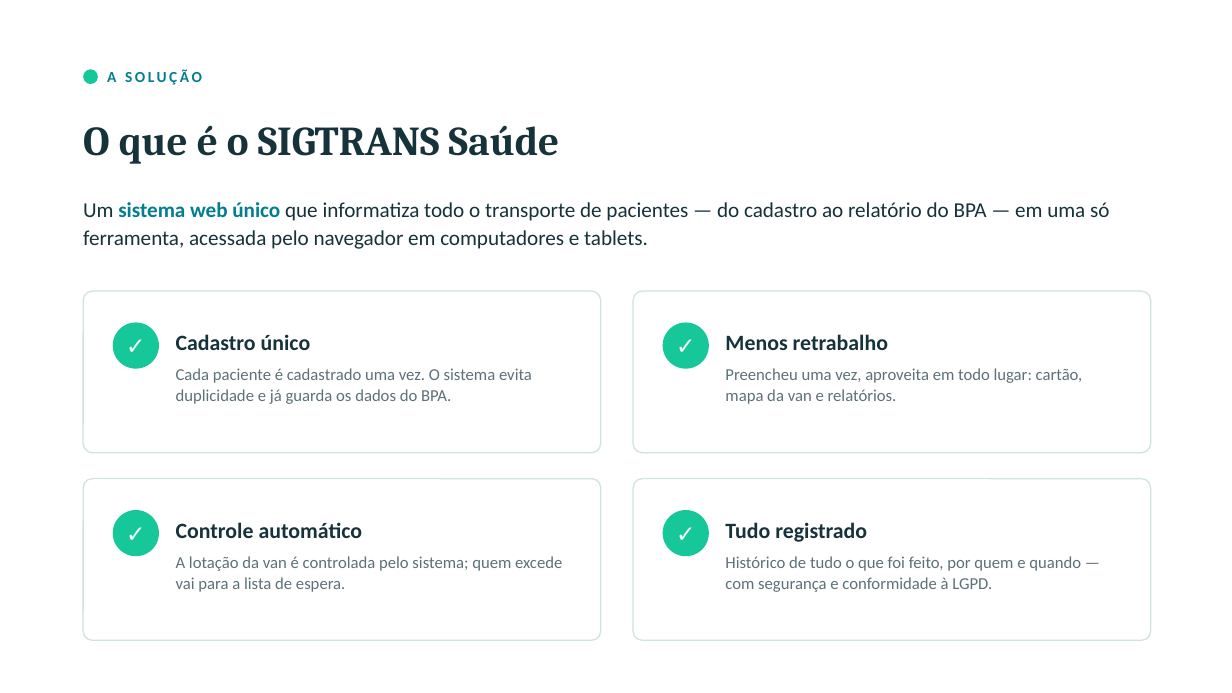
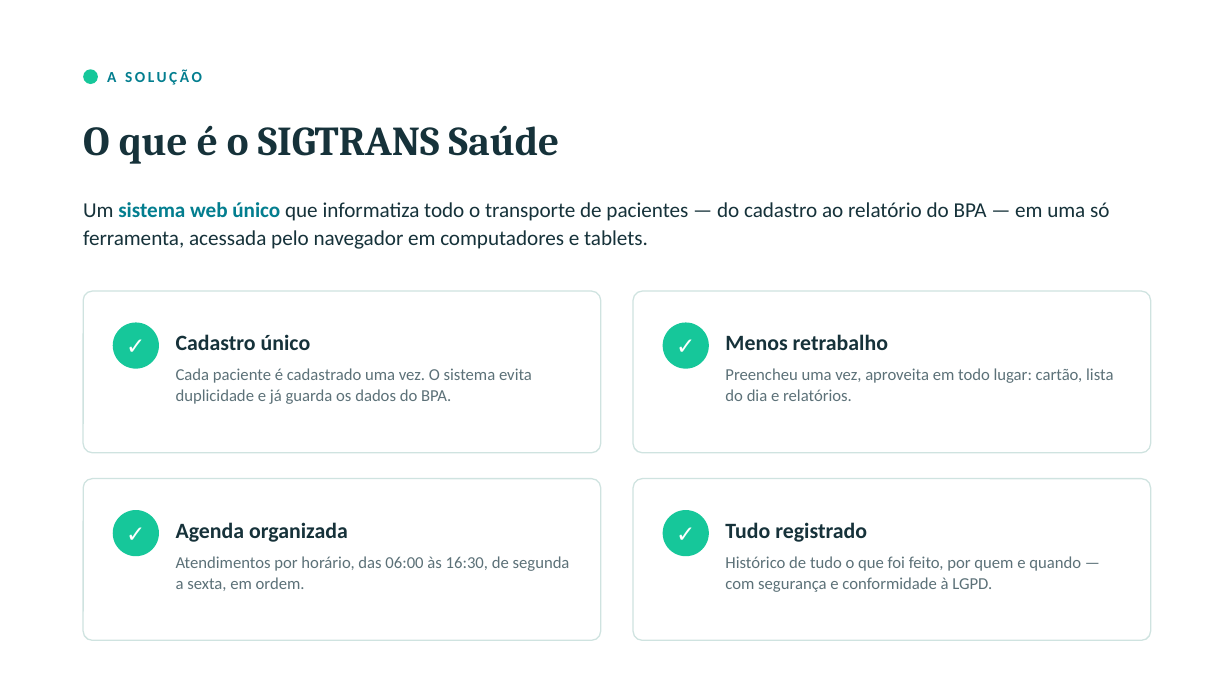
Before and after one commit to juninhojet-source/Jet_Python, a slide deck: slide 3 of docs/SIGTRANS_Saude_Apresentacao.pptx. Drawn at 1232x693 pixels with LibreOffice and Linux fonts; fonts in the diff are those of the drawing. Boxes give left, top, right and bottom in pixels: in the first picture for what was removed or moved away, otherwise in the second. Text is boxed around its words. In the diff, an @@ line names an element or a change of style, - is before the commit and + after.

```diff
--- a/docs/SIGTRANS_Saude_Apresentacao.pptx
+++ b/docs/SIGTRANS_Saude_Apresentacao.pptx
@@ text at [725, 368, 1113, 401]: text changed @@
-Preencheu uma vez, aproveita em todo lugar: cartão, mapa da van e relatórios.
+Preencheu uma vez, aproveita em todo lugar: cartão, lista do dia e relatórios.
@@ text at [176, 522, 348, 542]: text changed @@
-Controle automático
+Agenda organizada
@@ text at [176, 556, 570, 591]: text changed @@
-A lotação da van é controlada pelo sistema; quem excede vai para a lista de espera.
+Atendimentos por horário, das 06:00 às 16:30, de segunda a sexta, em ordem.
```
Also in this commit, not shown: 5 other slides changed, 2 other files.
